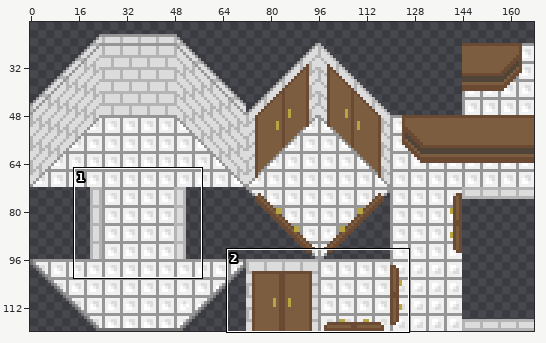
Two versions of one sprite sheet, Sprites/tiles/spritesheet-building.png. The first picture is a wide view before the edit; the outline marks the close-up.
Close-up. Before:
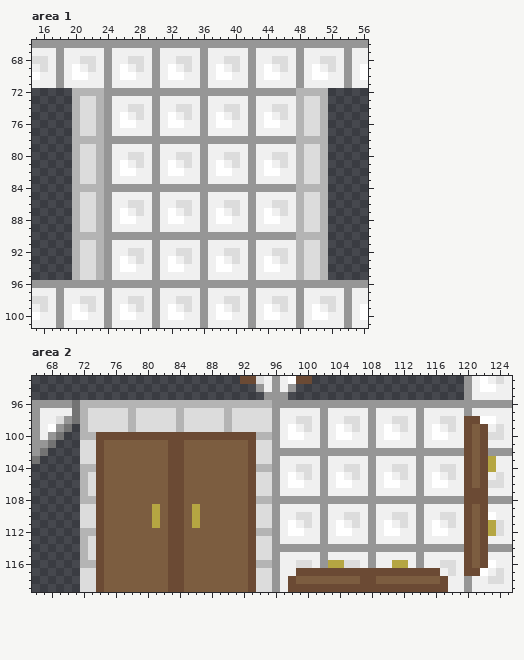
The file is 168x120 pixels. Colours within 5 levels of each other are drawn and written as one. Shown: area 1: x 15..56, y 66..101; area 2: x 66..125, y 93..119. The wide view leaves out empty margins. The commit also changed other parts of the picture, which this record leaves out.
And afterwards:
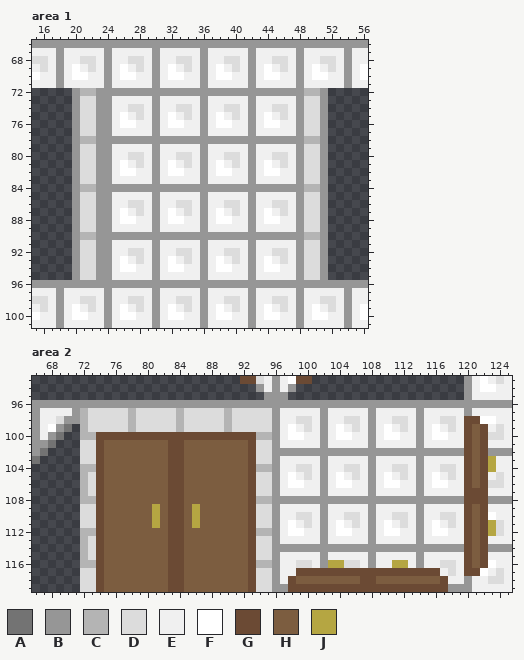
Palette (. is transparent): A #737373  B #969696  C #b4b4b4  D #dcdcdc  E #f0f0f0  F #ffffff  G #6b4a34  H #7c5d40  J #b5a642
Changes in this commit:
Changed rows in their new state; - is an unchanged pixel.
Area 1:
first column x 20:
 72 B--B------------------------B--B
 73 B--B------------------------B--B
 74 B--B------------------------B--B
 75 B--B------------------------B--B
 76 B--B------------------------B--B
 77 B--B------------------------B--B
 78 B--B------------------------B--B
 79 B--B------------------------B--B
 80 B--B------------------------B--B
 81 B--B------------------------B--B
 82 B--B------------------------B--B
 83 B--B------------------------B--B
 84 B--B------------------------B--B
 85 B--B------------------------B--B
 86 B--B------------------------B--B
 87 B--B------------------------B--B
 88 B--B------------------------B--B
 89 B--B------------------------B--B
 90 B--B------------------------B--B
 91 B--B------------------------B--B
 92 B--B------------------------B--B
 93 B--B------------------------B--B
 94 B--B------------------------B--B
 95 B--B------------------------B--B
Area 2:
first column x 71:
 96 BBBBBBBBBBBBBBBBBBBBBBBBB
 97 B------------------------
 98 B------------------------
first column x 97:
119 B--------------------BB
Pixel boxes of the changes (left, top, right, bottom) in both close-ups:
changed: (72, 88, 104, 280)
changed: (296, 88, 328, 280)
changed: (72, 400, 272, 424)
changed: (280, 584, 288, 592)
changed: (448, 584, 464, 592)
